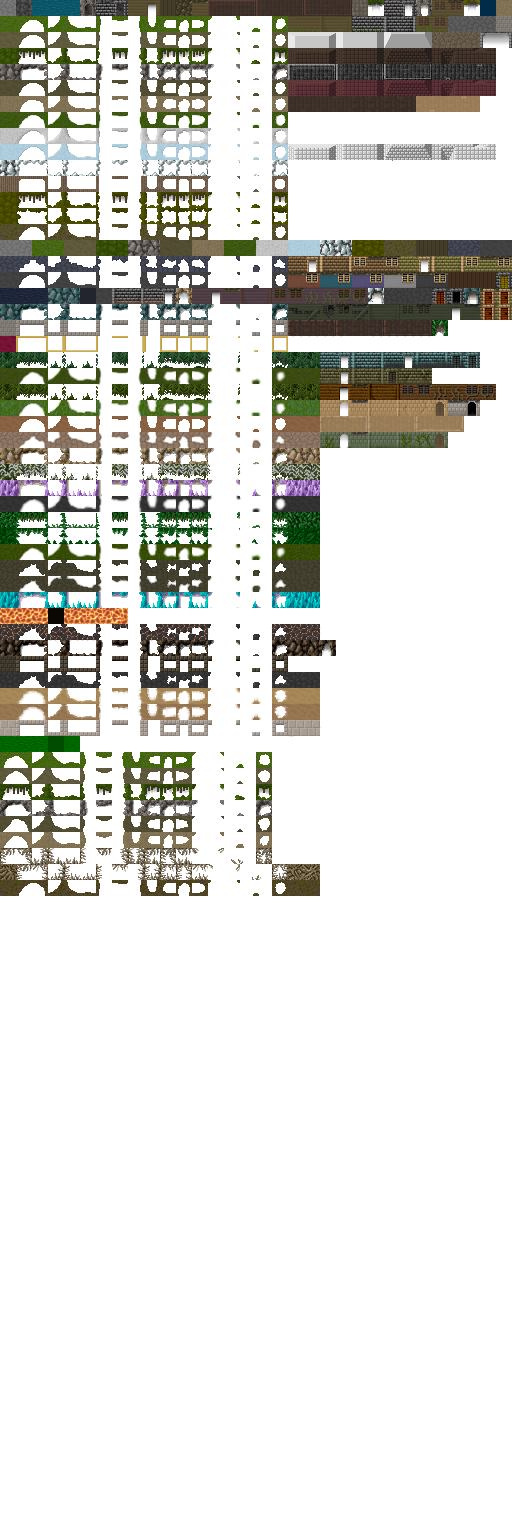
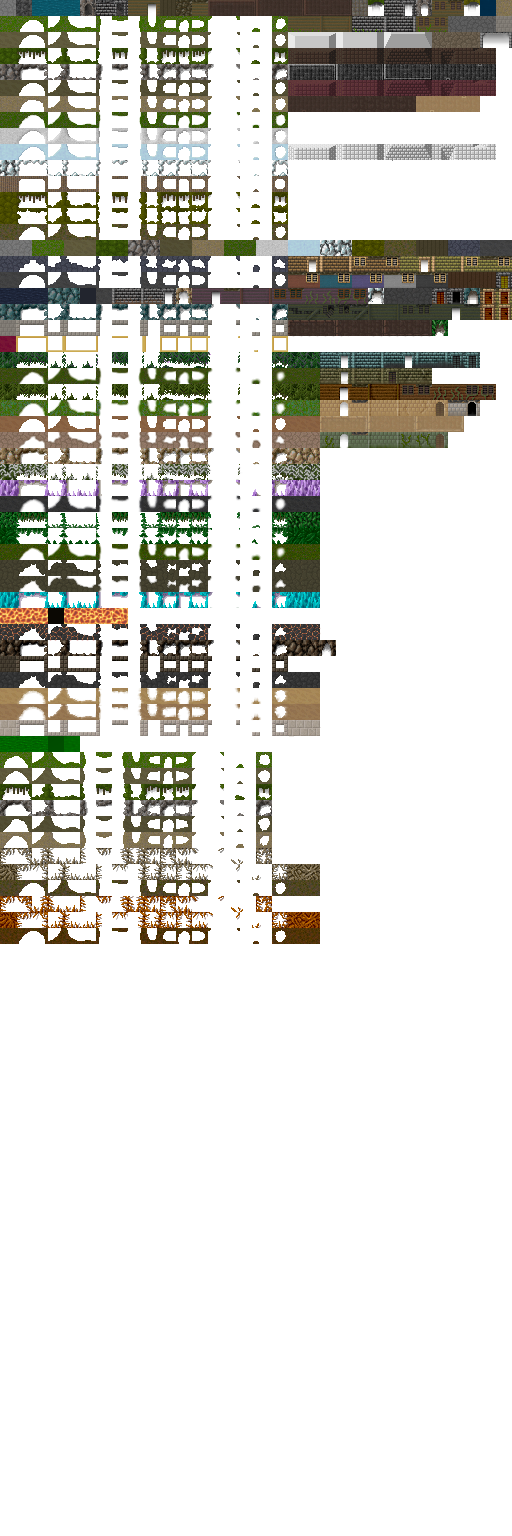
Layer changes from the first 512×1536 image to the second:
painted on "foreground" over (0, 896, 320, 944)
